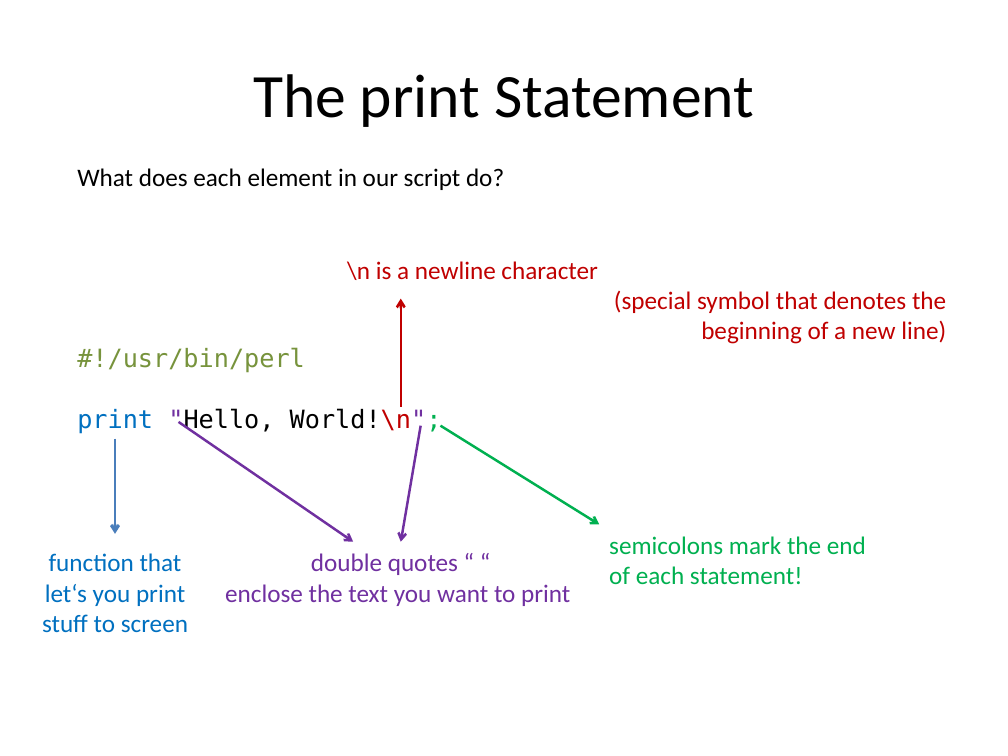
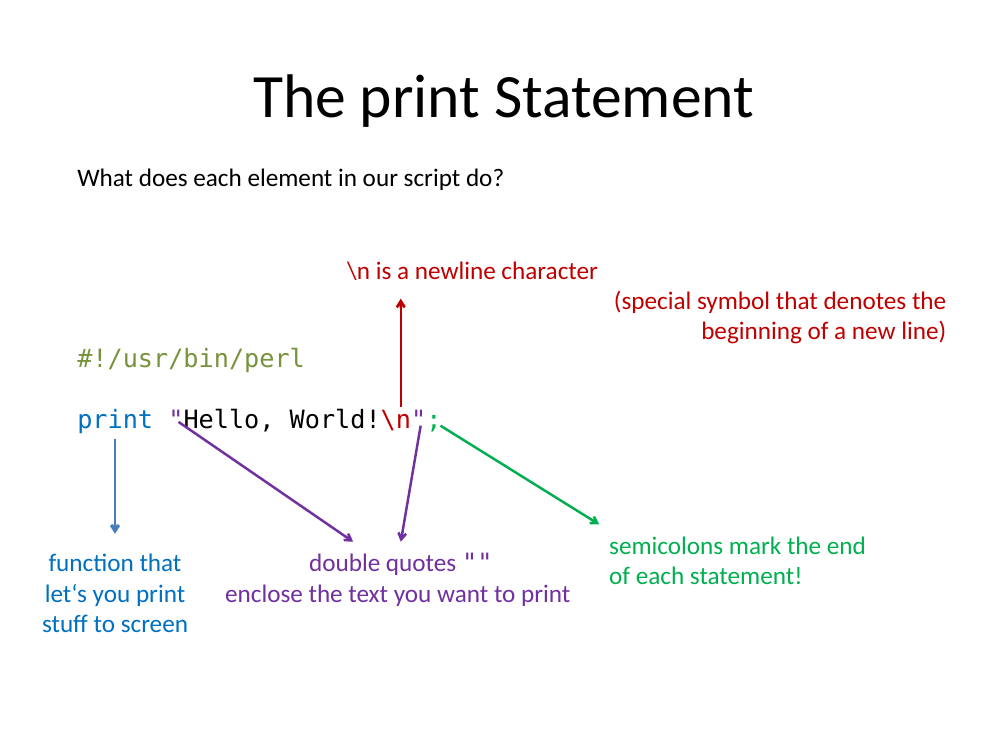
Before and after one commit to kbseah/perlcourse2017, a slide deck: slide 31 of Day1-1_JWI/Day1_intro_scalars_regex.pptx (slide 30 before the commit). Drawn at 1008x756 pixels with LibreOffice and Linux fonts; fonts in the diff are those of the drawing. Boxes give left, top, right and bottom in pixels: in the first picture for what was removed or moved away, otherwise in the second. Text is boxed around its words. In the diff, an @@ line names an element or a change of style, - is before the commit and + after.

```diff
--- a/Day1-1_JWI/Day1_intro_scalars_regex.pptx
+++ b/Day1-1_JWI/Day1_intro_scalars_regex.pptx
@@ text at (309, 553, 456, 575): text changed @@
-double quotes “ “
+double quotes ""
```
Also in this commit, not shown: 15 other slides changed, 4 slides added, 3 other files.
